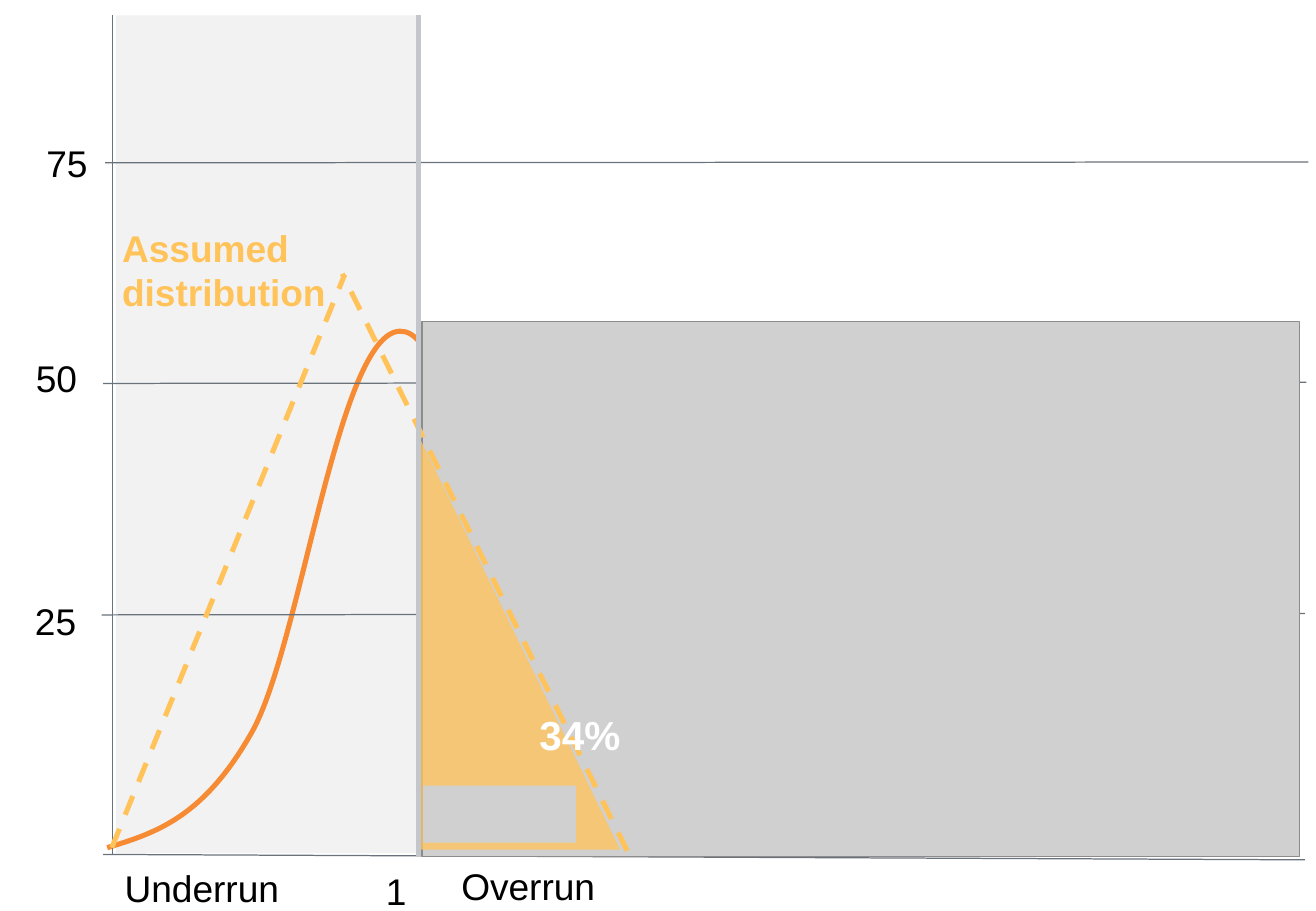
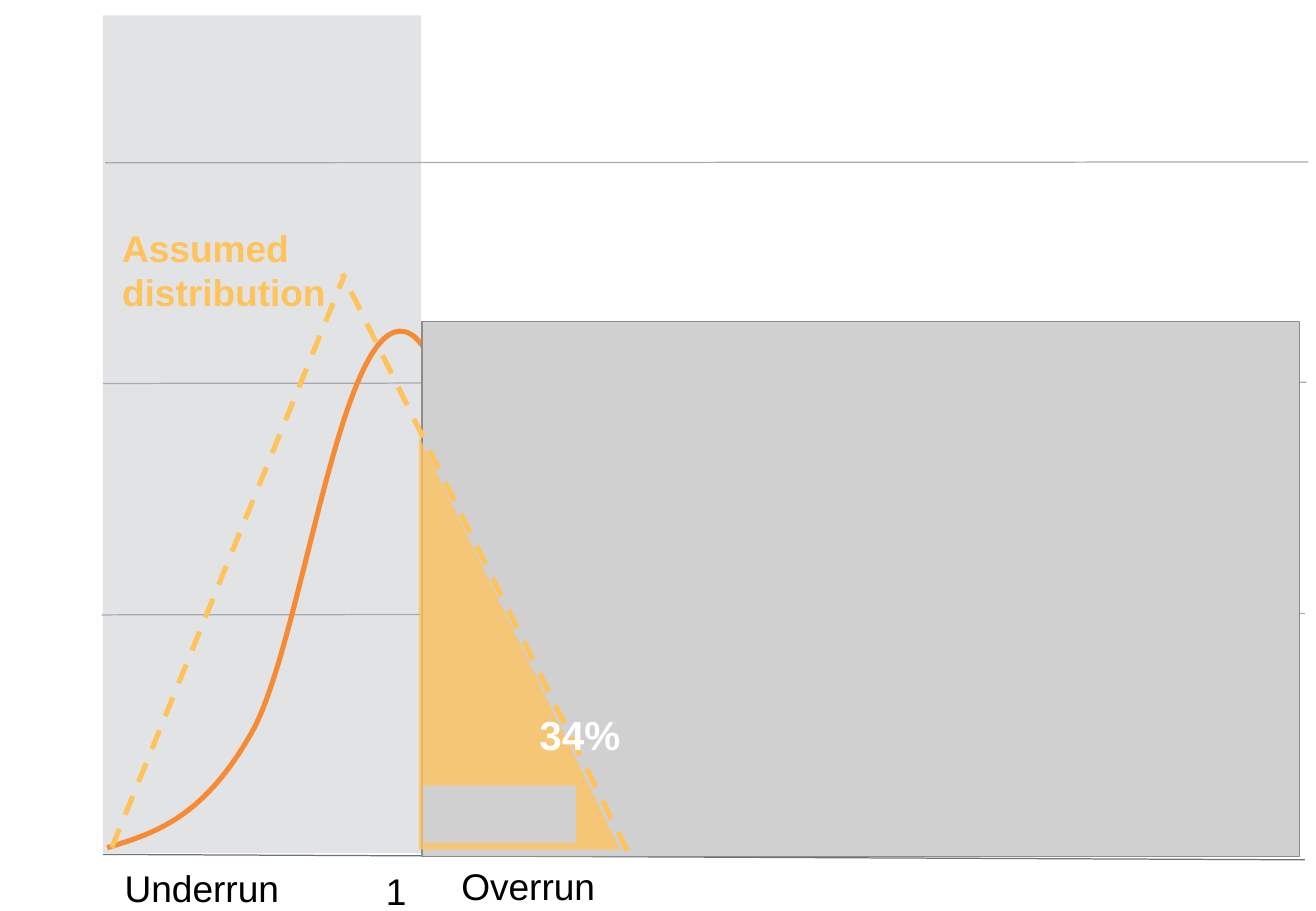
Before and after one commit to grattaninstitute/Cost-overruns-report, a slide deck: slide 5 of atlas/AppendixCharts.pptx. Drawn at 1316x911 pixels with LibreOffice and Linux fonts; fonts in the diff are those of the drawing; grey boxes stand for pictures. Boxes give left, top, right and bottom in pixels: in the first picture for what was removed or moved away, otherwise in the second. Text is boxed around its words. In the diff, an @@ line names an element or a change of style, - is before the commit and + after.

```diff
--- a/atlas/AppendixCharts.pptx
+++ b/atlas/AppendixCharts.pptx
@@ rectangle: place and size @@
-rectangle at box(117, 16, 419, 854)
+rectangle at box(103, 16, 422, 854)
@@ rectangle at box(103, 16, 422, 854): fill #F2F2F2 to #E1E3E5 @@
@@ line removed from (113, 854) to (113, 16) @@
@@ line removed from (419, 858) to (419, 16) @@
@@ text removed at box(46, 151, 87, 178) @@
-75
@@ line (106, 163) - (1309, 162): stroke #6A737B 0.75 pt to #A4ABB1 0.75 pt @@
@@ text removed at box(36, 366, 77, 393) @@
-50
@@ line (103, 384) - (1306, 383): stroke #6A737B 0.75 pt to #A4ABB1 0.75 pt @@
@@ text removed at box(35, 609, 76, 636) @@
-25
@@ line (102, 615) - (1305, 614): stroke #6A737B 0.75 pt to #A4ABB1 0.75 pt @@
```
Also in this commit, not shown: 8 other slides changed, 8 other files.
